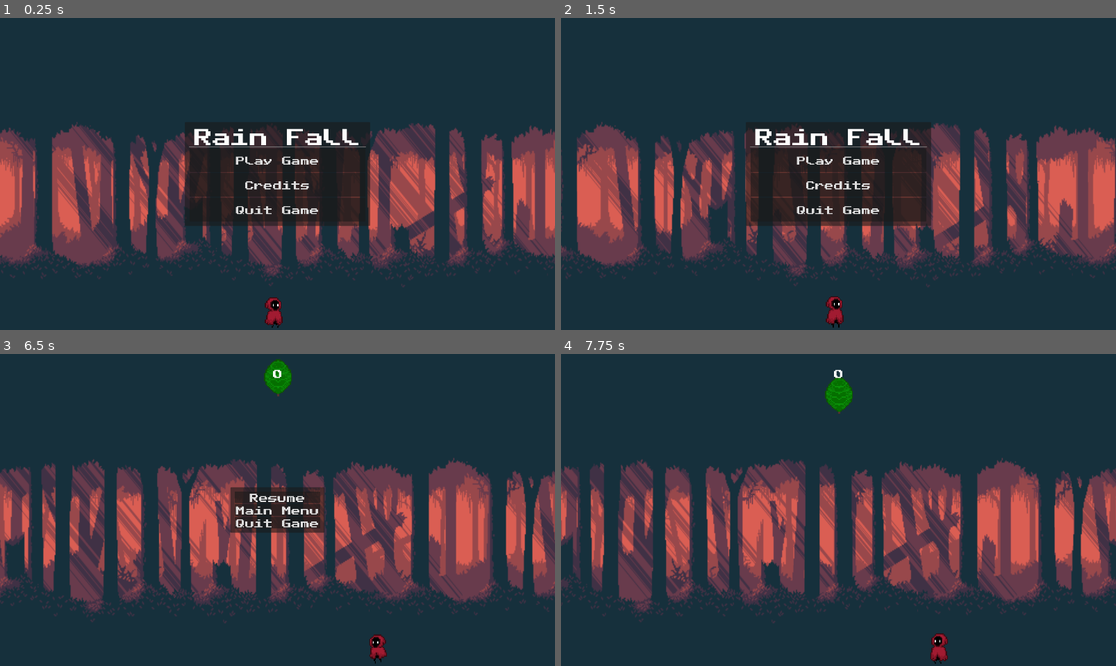
Above: before the commit, frames 1-4 (two rows, left to right).
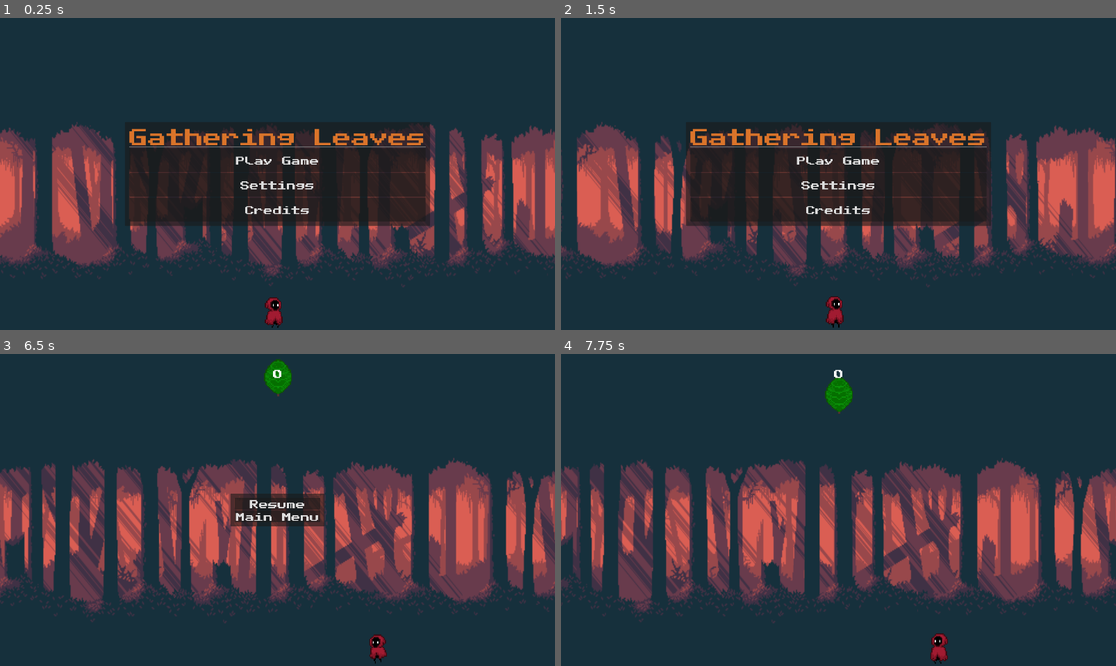
Above: after the commit, the same moments.

Repository: Christer-Bjoerk/Gathering_Leaves_GDScript
Game: Godot game, scene res://Scenes/main.tscn
The game is run twice, just before and just after one commit, with the same random seed, the same clock (stepped at 60 frames per second) and the same inputs.
Inputs (mouse positions are in pixels of both pictures, inside the frame that each line leads up to):
- Up to frame 1 (0.25 s): no input
- Up to frame 2 (1.5 s): click (838, 183) at 0.5 s, where only the run after the commit has a clickable "Settings"; click "Return" at 1.25 s
- Up to frame 3 (6.5 s): click "Play Game" at 2 s; hold D (move_right) 2.78-3.53 s; hold A (move_left) 3.53-4.28 s; hold D (move_right) 4.28-5.78 s; hold A (move_left) from 5.78 s (still down); tap Escape (pause) at 6.4 s
- Up to frame 4 (7.75 s): release A (move_left) at 7.25 s; click "Resume" at 7.25 s

The runs differ from the first frame. In frame 1, 7.7% of the frame differs, in the area x 23-78%, y 33-67%; in frame 2, 7.8%, in the area x 22-78%, y 33-67%; in frame 3, 1.4%; in frame 4, nothing differs.

Commit message:
Removed the quit function for the web build
On itch.io, causes the game to freeze/crash

Diff:
--- a/Scenes/hud.tscn
+++ b/Scenes/hud.tscn
@@ -1,7 +1,10 @@
-[gd_scene load_steps=3 format=3 uid="uid://c0gshq4ijbxp5"]
+[gd_scene load_steps=4 format=3 uid="uid://c0gshq4ijbxp5"]
 
 [ext_resource type="Script" path="res://Scripts/HUD.gd" id="1_3vr5m"]
 [ext_resource type="Theme" uid="uid://xjd0j83fhynn" path="res://Assets/Fonts/hud pixelstyle.theme" id="2_rw7wq"]
+
+[sub_resource type="StyleBoxFlat" id="StyleBoxFlat_i7dqh"]
+bg_color = Color(0.854902, 0.454902, 0.164706, 1)
 
 [node name="HUD" type="CanvasLayer"]
 script = ExtResource("1_3vr5m")
@@ -77,8 +80,9 @@
 [node name="Title" type="Label" parent="StartMenu/CenterContainer/PanelContainer/MarginContainer/VBoxContainer"]
 layout_mode = 2
 theme = ExtResource("2_rw7wq")
+theme_override_colors/font_color = Color(0.854494, 0.454924, 0.166397, 1)
 theme_override_font_sizes/font_size = 64
-text = "Rain Fall"
+text = "Gathering Leaves"
 horizontal_alignment = 1
 vertical_alignment = 1
 
@@ -92,17 +96,17 @@
 theme = ExtResource("2_rw7wq")
 text = "Play Game"
 
+[node name="SettingsButton" type="Button" parent="StartMenu/CenterContainer/PanelContainer/MarginContainer/VBoxContainer"]
+layout_mode = 2
+size_flags_vertical = 3
+theme = ExtResource("2_rw7wq")
+text = "Settings"
+
 [node name="CreditsButton" type="Button" parent="StartMenu/CenterContainer/PanelContainer/MarginContainer/VBoxContainer"]
 layout_mode = 2
 size_flags_vertical = 3
 theme = ExtResource("2_rw7wq")
 text = "Credits"
-
-[node name="QuitButton" type="Button" parent="StartMenu/CenterContainer/PanelContainer/MarginContainer/VBoxContainer"]
-layout_mode = 2
-size_flags_vertical = 3
-theme = ExtResource("2_rw7wq")
-text = "Quit Game"
 
 [node name="Credits" type="ColorRect" parent="."]
 visible = false
@@ -140,7 +144,8 @@
 layout_mode = 2
 theme = ExtResource("2_rw7wq")
 theme_override_colors/font_color = Color(0.854902, 0.454902, 0.164706, 1)
-text = "Programmer & Designer"
+text = "Programmer, Designer,
+Art & UI"
 horizontal_alignment = 1
 
 [node name="Name" type="Label" parent="Credits/CenterContainer/PanelContainer/MarginContainer/VBoxContainer"]
@@ -192,8 +197,88 @@
 theme_override_font_sizes/font_size = 20
 text = "Return"
 
+[node name="SettingsMenu" type="ColorRect" parent="."]
+visible = false
+custom_minimum_size = Vector2(960, 500)
+anchors_preset = 8
+anchor_left = 0.5
+anchor_top = 0.5
+anchor_right = 0.5
+anchor_bottom = 0.5
+offset_left = -480.0
+offset_top = -250.0
+offset_right = 480.0
+offset_bottom = 250.0
+grow_horizontal = 2
+grow_vertical = 2
+color = Color(1, 1, 1, 0)
+
+[node name="SettingsTabContainer" type="TabContainer" parent="SettingsMenu"]
+layout_mode = 1
+anchors_preset = 15
+anchor_right = 1.0
+anchor_bottom = 1.0
+grow_horizontal = 2
+grow_vertical = 2
+theme = ExtResource("2_rw7wq")
+theme_override_constants/side_margin = -1
+theme_override_styles/tab_selected = SubResource("StyleBoxFlat_i7dqh")
+
+[node name="Setting" type="TabBar" parent="SettingsMenu/SettingsTabContainer"]
+layout_mode = 2
+
+[node name="MarginContainer" type="MarginContainer" parent="SettingsMenu/SettingsTabContainer/Setting"]
+layout_mode = 1
+anchors_preset = 15
+anchor_right = 1.0
+anchor_bottom = 1.0
+grow_horizontal = 2
+grow_vertical = 2
+theme_override_constants/margin_left = 25
+theme_override_constants/margin_top = 25
+theme_override_constants/margin_right = 25
+theme_override_constants/margin_bottom = 25
+
+[node name="GridContainer" type="GridContainer" parent="SettingsMenu/SettingsTabContainer/Setting/MarginContainer"]
+layout_mode = 2
+columns = 2
+
+[node name="Master Volume" type="Label" parent="SettingsMenu/SettingsTabContainer/Setting/MarginContainer/GridContainer"]
+layout_mode = 2
+text = "Master Volume"
+
+[node name="HBoxContainer" type="HBoxContainer" parent="SettingsMenu/SettingsTabContainer/Setting/MarginContainer/GridContainer"]
+layout_mode = 2
+size_flags_horizontal = 10
+size_flags_vertical = 4
+
+[node name="MasterVolumeSlider" type="HSlider" parent="SettingsMenu/SettingsTabContainer/Setting/MarginContainer/GridContainer/HBoxContainer"]
+custom_minimum_size = Vector2(400, 0)
+layout_mode = 2
+size_flags_horizontal = 10
+size_flags_vertical = 1
+min_value = -50.0
+max_value = 0.0
+value = -20.0
+
+[node name="ReturnButtonSettings" type="Button" parent="SettingsMenu"]
+layout_mode = 1
+anchors_preset = 2
+anchor_top = 1.0
+anchor_bottom = 1.0
+offset_left = -480.0
+offset_top = 234.0
+offset_right = -352.0
+offset_bottom = 290.0
+grow_vertical = 0
+theme = ExtResource("2_rw7wq")
+theme_override_font_sizes/font_size = 20
+text = "Return"
+
 [connection signal="timeout" from="MessageTimer" to="." method="_on_message_timer_timeout"]
 [connection signal="pressed" from="StartMenu/CenterContainer/PanelContainer/MarginContainer/VBoxContainer/PlayButton" to="." method="_on_play_button_pressed"]
+[connection signal="pressed" from="StartMenu/CenterContainer/PanelContainer/MarginContainer/VBoxContainer/SettingsButton" to="." method="_on_settings_button_pressed"]
 [connection signal="pressed" from="StartMenu/CenterContainer/PanelContainer/MarginContainer/VBoxContainer/CreditsButton" to="." method="_on_credits_button_pressed"]
-[connection signal="pressed" from="StartMenu/CenterContainer/PanelContainer/MarginContainer/VBoxContainer/QuitButton" to="." method="_on_quit_button_pressed"]
 [connection signal="pressed" from="Credits/ReturnButton" to="." method="_on_return_button_pressed"]
+[connection signal="value_changed" from="SettingsMenu/SettingsTabContainer/Setting/MarginContainer/GridContainer/HBoxContainer/MasterVolumeSlider" to="." method="_on_master_volume_slider_value_changed"]
+[connection signal="pressed" from="SettingsMenu/ReturnButtonSettings" to="." method="_on_return_button_settings_pressed"]
--- a/Scenes/main.tscn
+++ b/Scenes/main.tscn
@@ -18,6 +18,7 @@
 obstacle_scene = ExtResource("2_5r0ki")
 
 [node name="PauseMenu" parent="." instance=ExtResource("6_li1gp")]
+visible = false
 
 [node name="Player" parent="." instance=ExtResource("1_ac6de")]
 
--- a/Scenes/pauseMenu.tscn
+++ b/Scenes/pauseMenu.tscn
@@ -52,12 +52,5 @@
 theme_override_font_sizes/font_size = 32
 text = "Main Menu"
 
-[node name="QuitGameButton" type="Button" parent="CenterContainer/PanelContainer/MarginContainer/VBoxContainer"]
-layout_mode = 2
-theme = ExtResource("2_k6402")
-theme_override_font_sizes/font_size = 32
-text = "Quit Game"
-
 [connection signal="pressed" from="CenterContainer/PanelContainer/MarginContainer/VBoxContainer/PauseButton" to="." method="_on_pause_button_pressed"]
 [connection signal="pressed" from="CenterContainer/PanelContainer/MarginContainer/VBoxContainer/MainMenuButton" to="." method="_on_main_menu_button_pressed"]
-[connection signal="pressed" from="CenterContainer/PanelContainer/MarginContainer/VBoxContainer/QuitGameButton" to="." method="_on_quit_game_button_pressed"]
--- a/Scripts/HUD.gd
+++ b/Scripts/HUD.gd
@@ -44,5 +44,14 @@
 	$Credits.hide()
 	$StartMenu.show()
 
-func _on_quit_button_pressed():
-	get_tree().quit()
+func _on_master_volume_slider_value_changed(value):
+	pass # Replace with function body.
+
+
+func _on_return_button_settings_pressed():
+	$SettingsMenu.hide()
+	$StartMenu.show()
+
+func _on_settings_button_pressed():
+	$StartMenu.hide()
+	$SettingsMenu.show()
